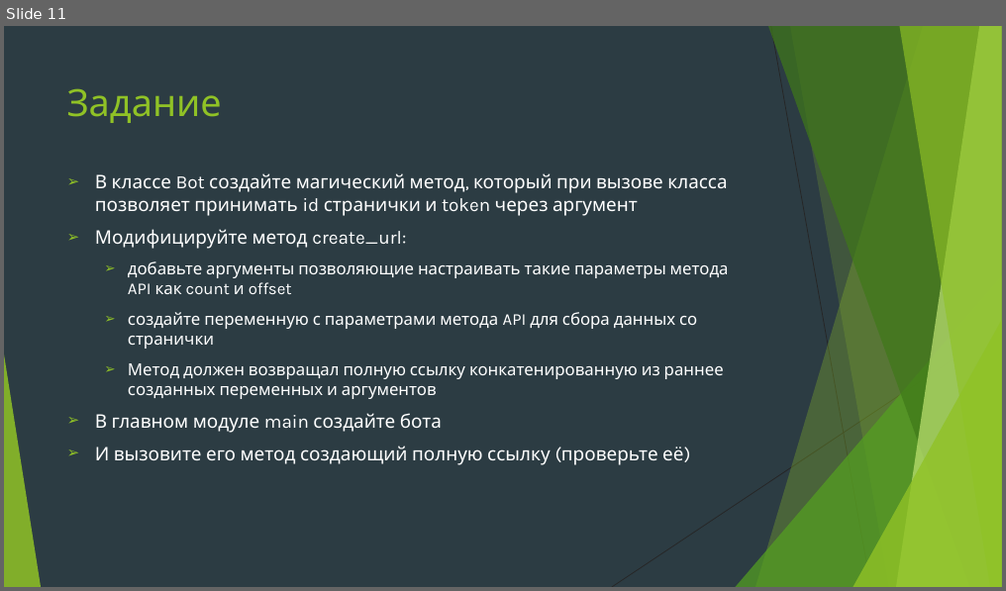
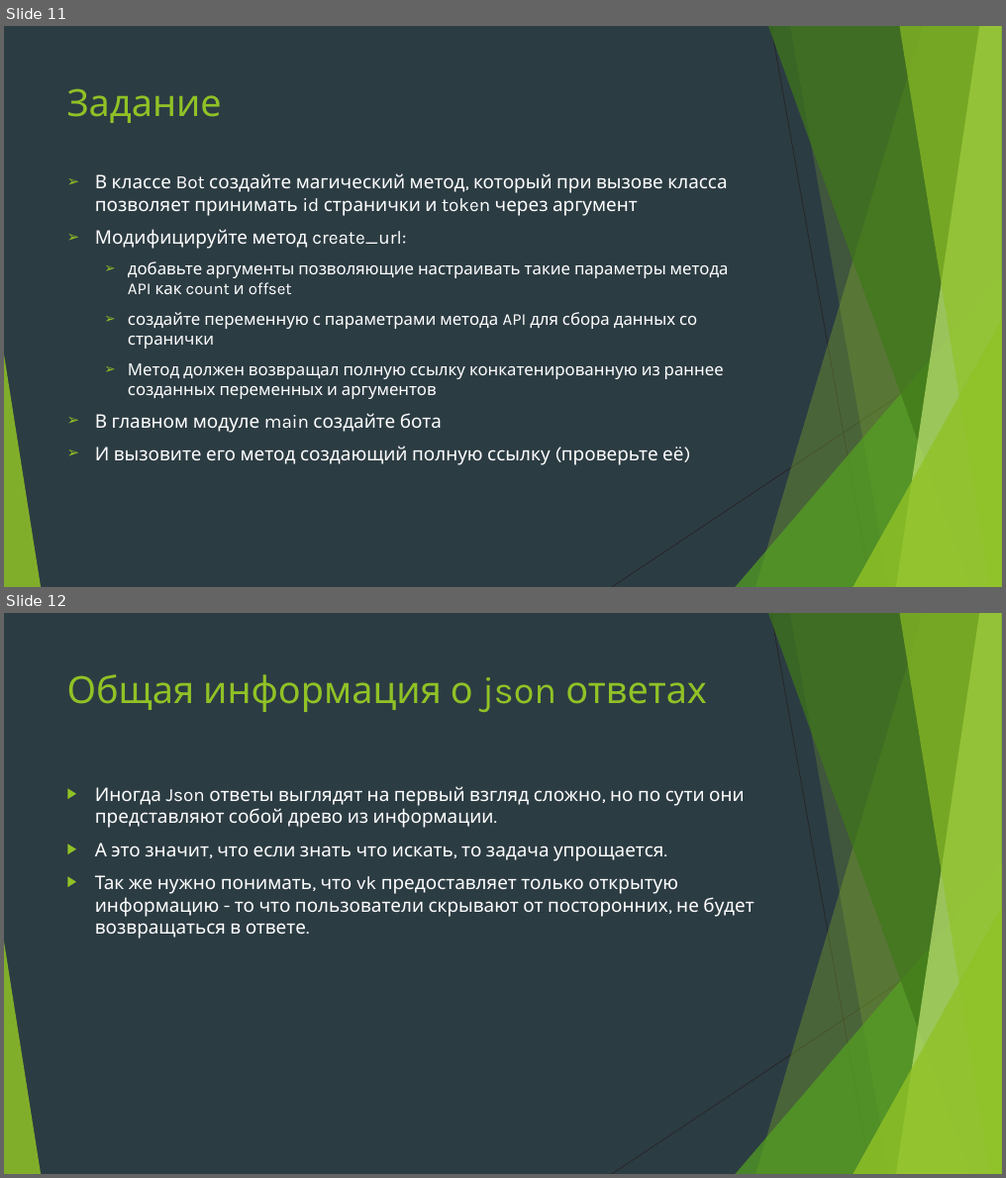
Before and after one commit to Yegor9151/for_corund, a slide deck: python/module2/presentation/урок 5 модуль 2.pptx. Shown one above the other, each under a label of ours: slide 11 before the commit, slides 11 and 12 after it. The pictures are 1006x591 and 1006x1178 pixels, drawn with LibreOffice and Linux fonts; fonts in the diff are those of the drawing. Boxes give left, top, right and bottom in pixels: in the first picture for what was removed or moved away, otherwise in the second. Text is boxed around its words. In the diff, an @@ line names an element or a change of style, - is before the commit and + after.

```diff
--- a/python/module2/presentation/урок 5 модуль 2.pptx
+++ b/python/module2/presentation/урок 5 модуль 2.pptx
@@ slide 12 added at bbox=[4, 613, 1002, 1174], background #2C3C43; not listed: 10 template elements that a slide beside it also shows @@
@@ title added at bbox=[67, 674, 707, 712], 36 pt, text #90C226 @@
+Общая информация о json ответах
@@ text added at bbox=[95, 786, 753, 939], 18 pt, text #FFFFFF @@
+▶ Иногда Json ответы выглядят на первый взгляд сложно, но по сути они представляют собой древо из информации.
+▶ А это значит, что если знать что искать, то задача упрощается.
+▶ Так же нужно понимать, что vk предоставляет только открытую информацию - то что пользователи скрывают от посторонних, не будет возвращаться в ответе.
```
Also in this commit, not shown: 3 other slides added.
